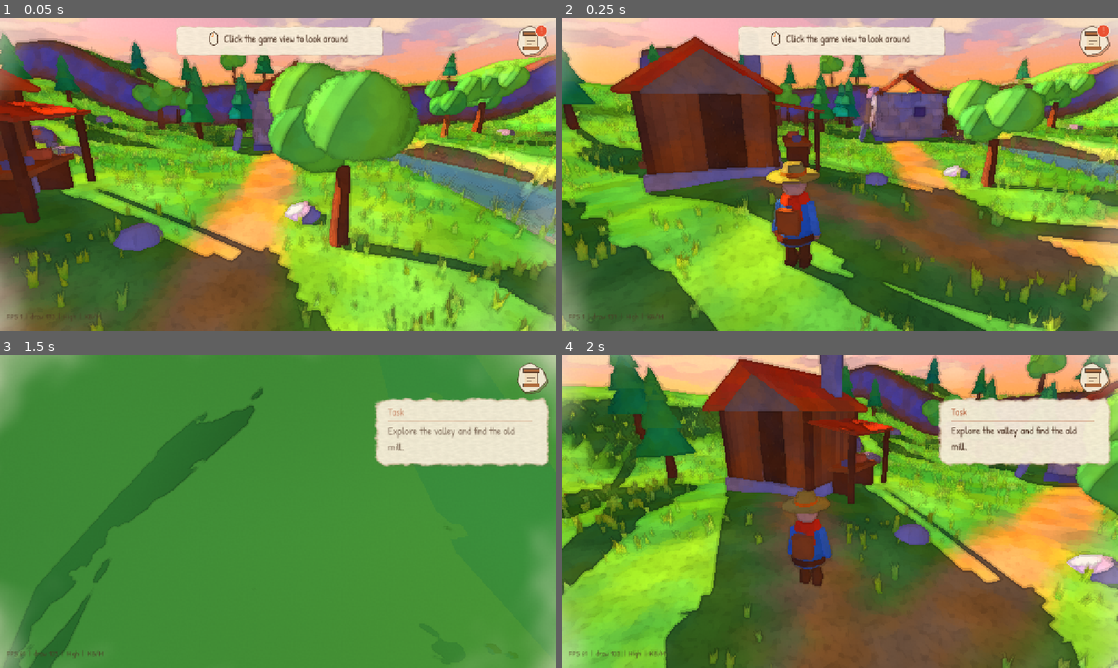
Above: before the commit, frames 1-4 (two rows, left to right).
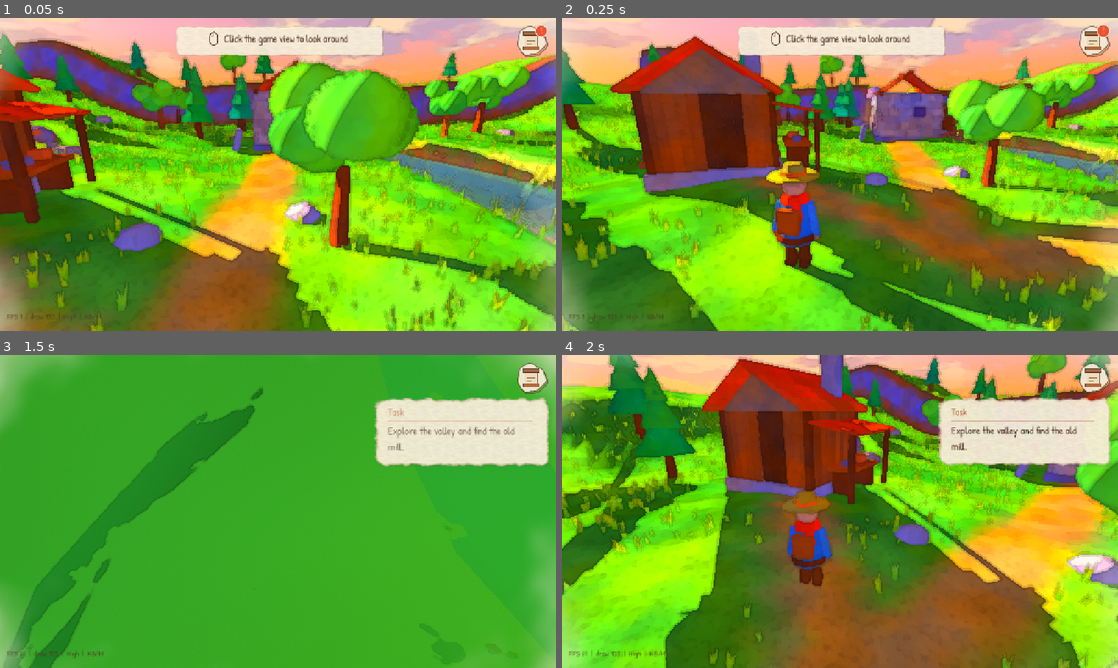
Above: after the commit, the same moments.

Repository: meyildiz1994/degirmen-vadisi
Game: Godot game, scene res://scenes/world/world.tscn
The game is run twice, just before and just after one commit, with the same random seed, the same clock (stepped at 60 frames per second) and the same inputs.
Inputs (mouse positions are in pixels of both pictures, inside the frame that each line leads up to):
- Up to frame 1 (0.05 s): no input
- Up to frame 2 (0.25 s): no input
- Up to frame 3 (1.5 s): tap Enter at 0.5 s; move the mouse to (400, 495) at 0.52 s; hold D (move_right) 0.53-1.28 s; hold E (interact) 0.53-1.28 s; click (400, 495) at 0.67 s; move the mouse to (250, 511) at 1.27 s; hold W (move_forward) from 1.28 s (still down); tap J (quest_log) at 1.35 s
- Up to frame 4 (2 s): keep holding W (move_forward)

The runs differ from the first frame. In frame 1, 52% of the frame differs, in the area x 0-100%, y 7-100%; in frame 2, 43%; in frame 3, 80%, in the area x 0-100%, y 0-100%; in frame 4, 47%.

Commit message:
Görsel: renkler bir tur daha canlı
- Pigment canlılığı 1.22 -> 1.45, ekran doygunluğu 1.14 -> 1.3
- Kâğıt dokusu daha hafif; gölge ortam ışığı daha parlak, renkli lavanta
- Güneş biraz daha güçlü, gökyüzü tepesi daha mavi

Co-Authored-By: Claude Opus 5.5 <noreply@anthropic.com>
Claude-Session: https://claude.ai/code/session_01XSzBb5CLpSanCdnQjNsbSH

Diff:
--- a/scripts/world/atmosphere.gd
+++ b/scripts/world/atmosphere.gd
@@ -21,7 +21,7 @@
 	sun = DirectionalLight3D.new()
 	sun.name = "Sun"
 	sun.light_color = Color(1.0, 0.93, 0.82)
-	sun.light_energy = 1.4
+	sun.light_energy = 1.5
 	sun.shadow_enabled = true
 	sun.shadow_bias = 0.06
 	sun.shadow_normal_bias = 1.6
@@ -63,8 +63,8 @@
 	environment.sky = sky
 	# Gölgeler siyah değil lavanta: ortam ışığı sabit lavanta rengi
 	environment.ambient_light_source = Environment.AMBIENT_SOURCE_COLOR
-	environment.ambient_light_color = Color(0.64, 0.62, 0.88)
-	environment.ambient_light_energy = 0.8
+	environment.ambient_light_color = Color(0.68, 0.64, 0.92)
+	environment.ambient_light_energy = 0.9
 	environment.reflected_light_source = Environment.REFLECTION_SOURCE_DISABLED
 	environment.tonemap_mode = Environment.TONE_MAPPER_LINEAR
 	environment.tonemap_exposure = 1.0
--- a/shaders/sky.gdshader
+++ b/shaders/sky.gdshader
@@ -1,7 +1,7 @@
 shader_type sky;
 // Kodla üretilmiş gün batımı gökyüzü: yumuşak gradyan + kenarları dağınık bulutlar.
 
-uniform vec3 zenith_color : source_color = vec3(0.38, 0.60, 0.88);
+uniform vec3 zenith_color : source_color = vec3(0.30, 0.56, 0.92);
 uniform vec3 mid_color : source_color = vec3(0.92, 0.70, 0.78);
 uniform vec3 horizon_color : source_color = vec3(1.0, 0.68, 0.38);
 uniform vec3 paper_color : source_color = vec3(0.96, 0.92, 0.84);
--- a/shaders/watercolor_screen.gdshader
+++ b/shaders/watercolor_screen.gdshader
@@ -6,9 +6,9 @@
 uniform sampler2D paper_noise : hint_default_white, filter_linear_mipmap, repeat_enable;
 uniform sampler2D blot_noise : hint_default_white, filter_linear, repeat_enable;
 uniform vec3 paper_color : source_color = vec3(0.96, 0.92, 0.84);
-uniform float paper_strength = 0.10;
+uniform float paper_strength = 0.075;
 uniform float paper_scale = 2.2;
-uniform float saturation = 1.14;
+uniform float saturation = 1.3;
 uniform vec3 warm_tint : source_color = vec3(1.03, 1.0, 0.95);
 uniform bool bleed_enabled = true;
 uniform float bleed_amount = 0.0022;
Not shown, changed: shaders/watercolor_common.gdshaderinc
